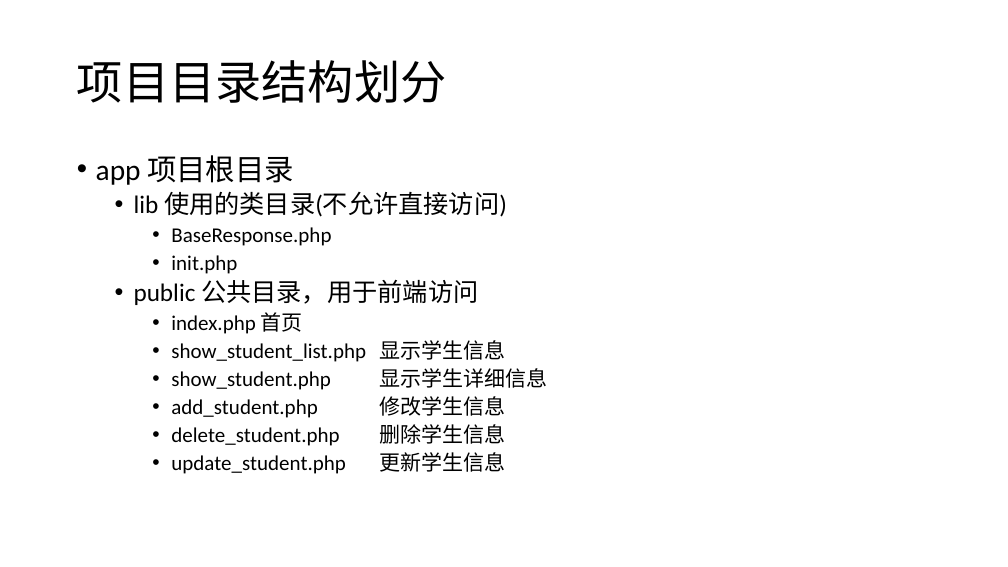
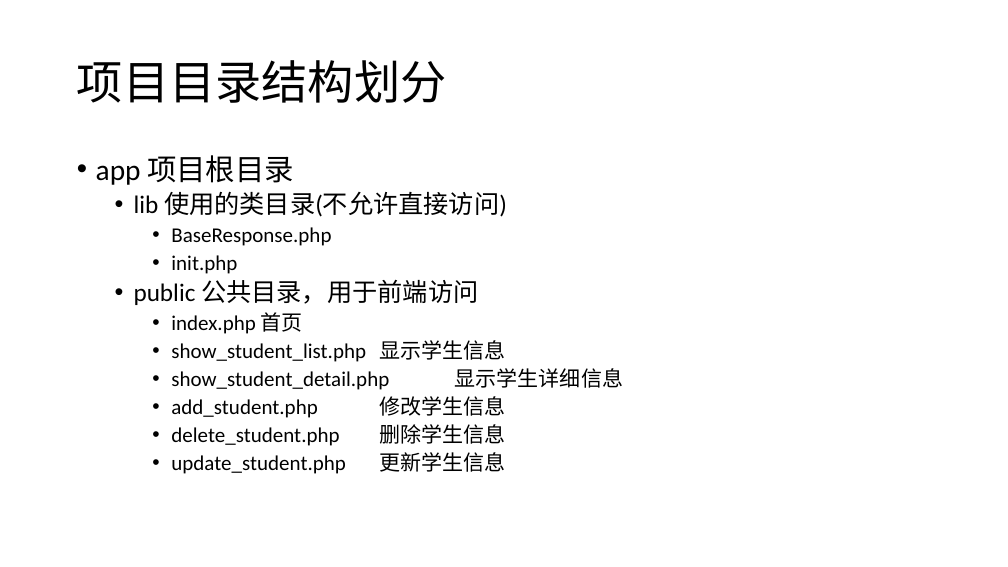
Before and after one commit to zhan3333/php-example, a slide deck: slide 7 of doc/ppt/第六课-学生管理系统实战开发.pptx. Drawn at 1008x567 pixels with LibreOffice and Linux fonts; fonts in the diff are those of the drawing. Boxes give left, top, right and bottom in pixels: in the first picture for what was removed or moved away, otherwise in the second. Text is boxed around its words. In the diff, an @@ line names an element or a change of style, - is before the commit and + after.

Commit message:
增加学生管理系统test

```diff
--- a/doc/ppt/第六课-学生管理系统实战开发.pptx
+++ b/doc/ppt/第六课-学生管理系统实战开发.pptx
@@ text at (171,368,623,390): text changed @@
-    • show_student.php 显示学生详细信息
+    • show_student_detail.php 显示学生详细信息
```
Also in this commit, not shown: 8 other files.
